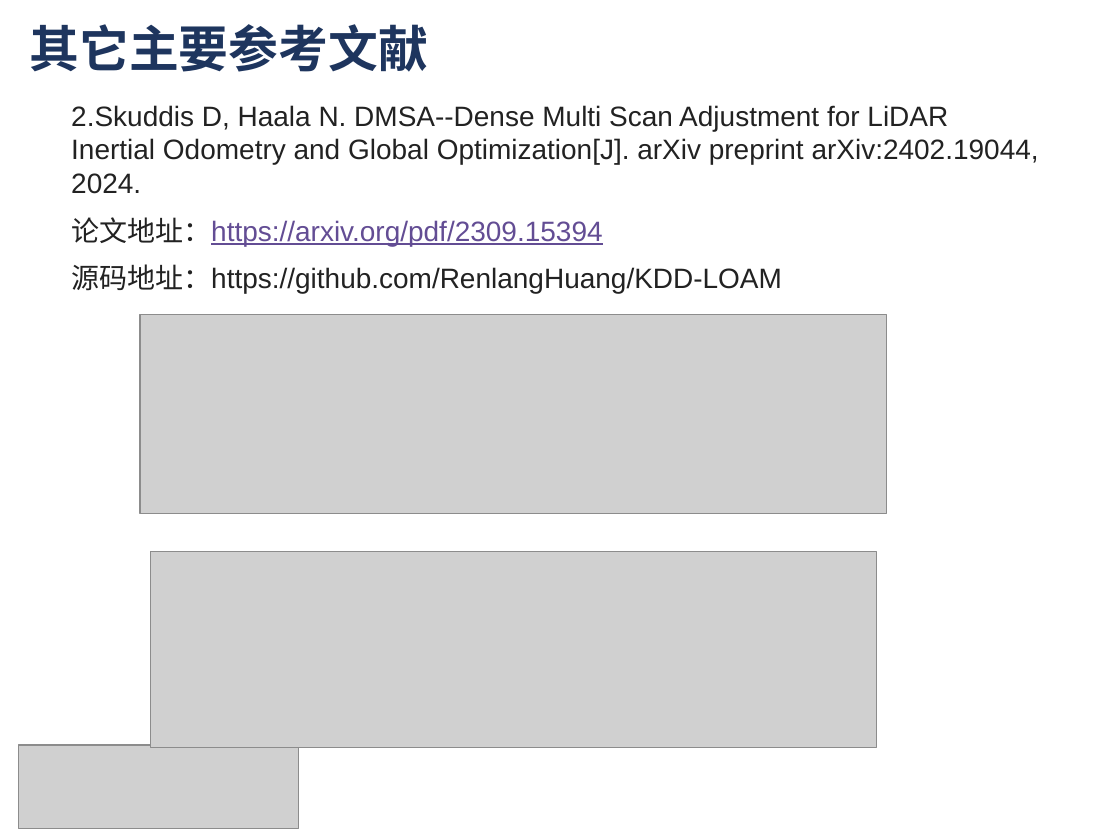
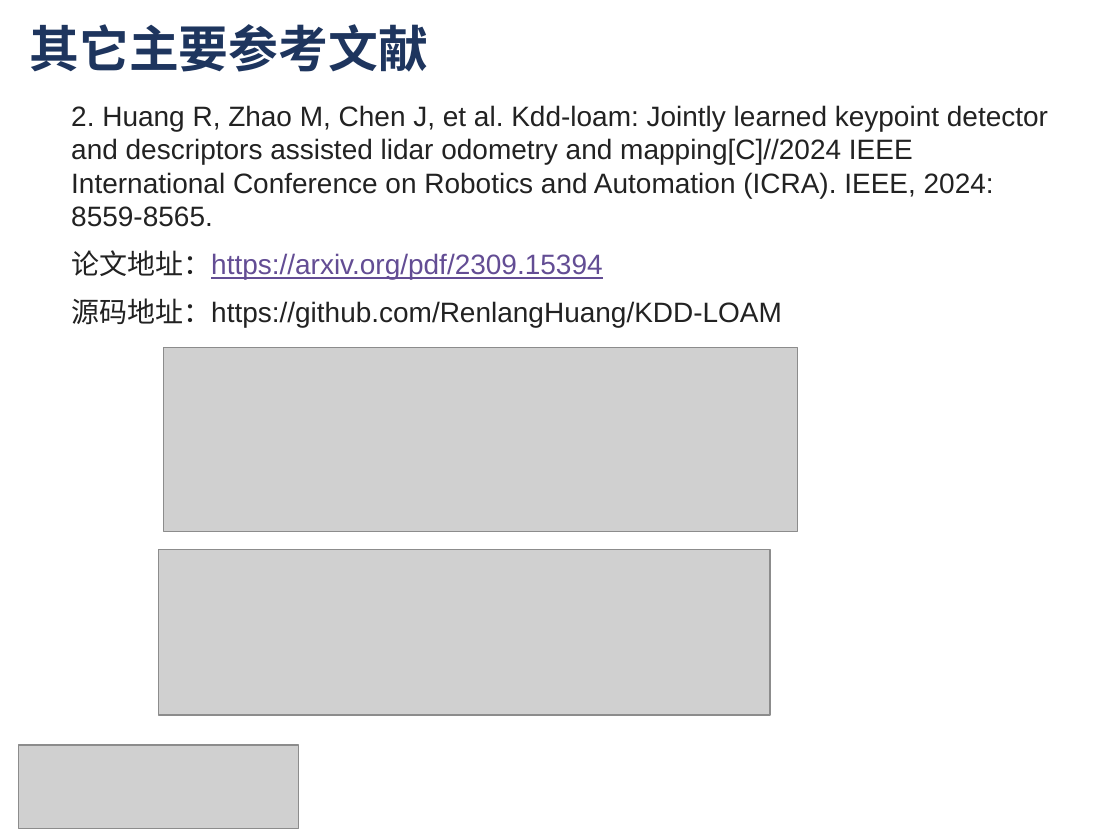
Before and after one commit to chengyingshe/Project_SLAM, a slide deck: slide 7 of ppt/佘成应_王奔_智能车文献汇报.pptx. Drawn at 1120x840 pixels with LibreOffice and Linux fonts; fonts in the diff are those of the drawing; grey boxes stand for pictures. Boxes give left, top, right and bottom in pixels: in the first picture for what was removed or moved away, otherwise in the second. Text is boxed around its words. In the diff, an @@ line names an element or a change of style, - is before the commit and + after.

```diff
--- a/ppt/佘成应_王奔_智能车文献汇报.pptx
+++ b/ppt/佘成应_王奔_智能车文献汇报.pptx
@@ text at <box>71,105,1048,227</box>: text changed @@
-2.Skuddis D, Haala N. DMSA--Dense Multi Scan Adjustment for LiDAR Inertial Odometry and Global Optimization[J]. arXiv preprint arXiv:2402.19044, 2024.
+2. Huang R, Zhao M, Chen J, et al. Kdd-loam: Jointly learned keypoint detector and descriptors assisted lidar odometry and mapping[C]//2024 IEEE International Conference on Robotics and Automation (ICRA). IEEE, 2024: 8559-8565.
@@ picture: place and size @@
-picture at <box>140,315,887,514</box>
+picture at <box>164,348,799,532</box>
@@ picture: place and size @@
-picture at <box>150,551,876,747</box>
+picture at <box>159,550,771,715</box>
```
